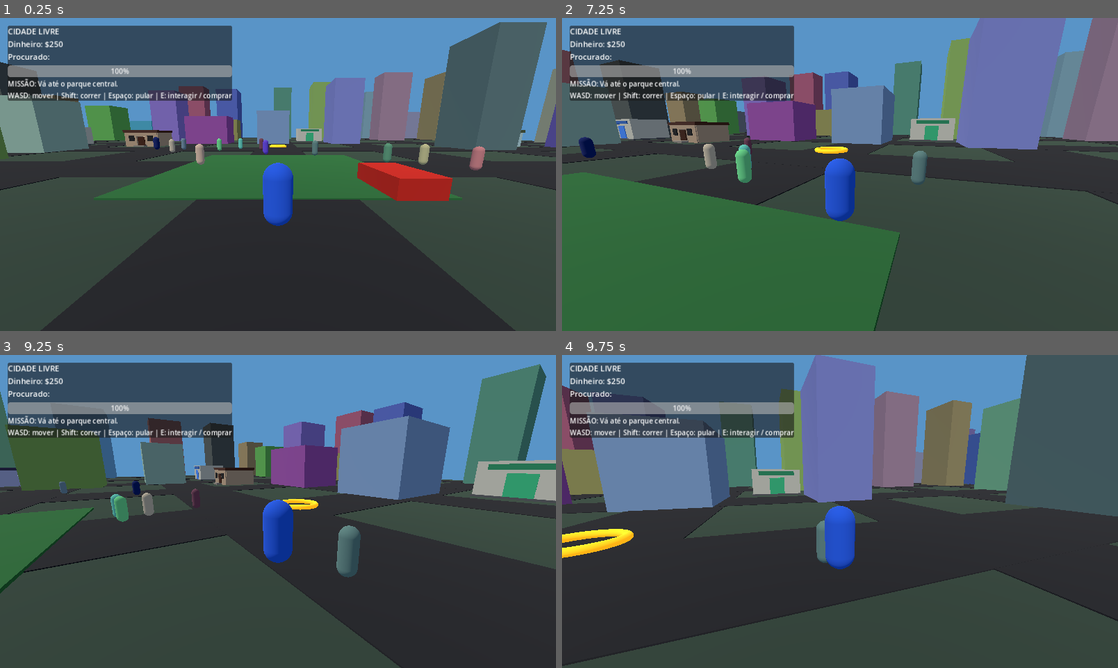
Above: before the commit, frames 1-4 (two rows, left to right).
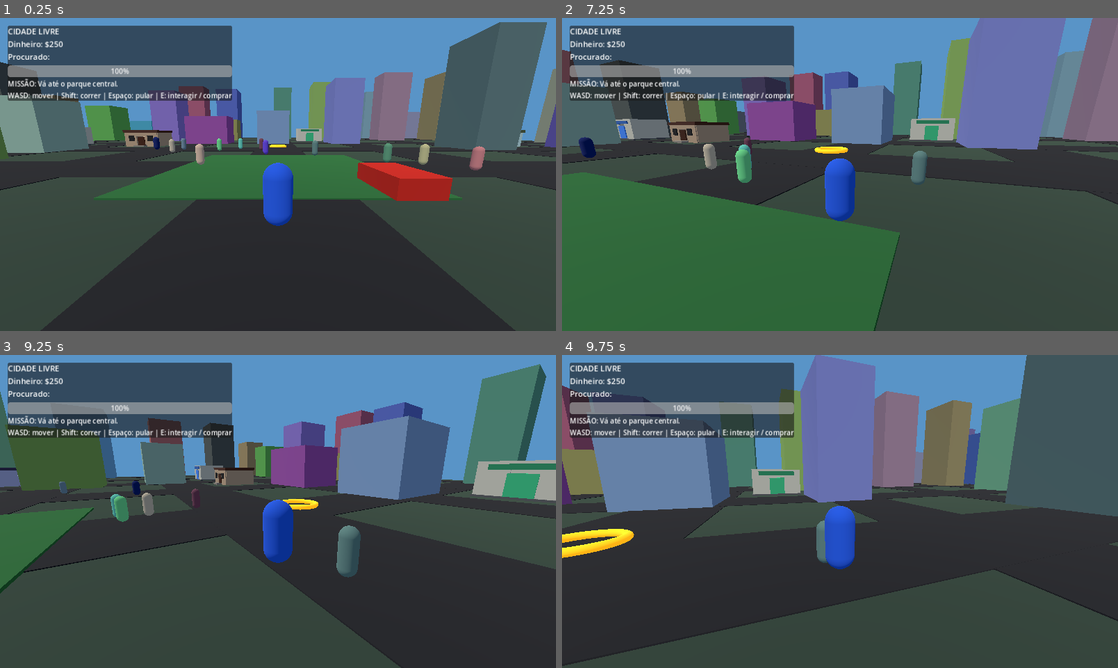
Above: after the commit, the same moments.

Repository: aykon042-cpu/CIDADE-LIVRE
Game: Godot game, scene res://scenes/Main.tscn
Same seed, same stepped clock (60 frames per second), same inputs: the game is played once before the commit and once after it.
Inputs (mouse positions are in pixels of both pictures, inside the frame that each line leads up to):
- Up to frame 1 (0.25 s): no input
- Up to frame 2 (7.25 s): move the mouse to (834, 180) at 0.52 s; hold E (interact) 0.53-1.28 s; hold W (move_forward) 0.53-2.78 s; tap Space (jump) at 0.77, 1.52, 3.02, 3.77, 4.52, 6.02, 6.77 s; move the mouse to (878, 177) at 1.27 s; tap Ctrl (sprint) every 1.5 s from 1.35 to 5.85 s; move the mouse to (795, 171) at 2.02 s; hold E (interact) 2.03-2.78 s; move the mouse to (845, 174) at 2.77 s; hold A (move_left) 2.78-3.53 s; move the mouse to (817, 168) at 3.52 s; hold E (interact) 3.53-4.28 s; hold W (move_forward) 3.53-5.78 s; move the mouse to (867, 174) at 4.27 s; move the mouse to (812, 174) at 5.02 s; hold E (interact) 5.03-5.78 s; move the mouse to (851, 168) at 5.77 s; hold D (move_right) 5.78-6.53 s; move the mouse to (834, 180) at 6.52 s; hold W (move_forward) from 6.53 s (still down); hold E (interact) from 6.53 s (still down)
- Up to frame 3 (9.25 s): move the mouse to (316, 514) at 7.27 s; release E (interact) at 7.28 s; tap Ctrl (sprint) at 7.35, 8.85 s; tap Space (jump) at 7.52, 9.02 s; move the mouse to (233, 508) at 8.02 s; hold E (interact) 8.03-8.78 s; move the mouse to (283, 511) at 8.77 s; release W (move_forward) at 8.78 s; hold A (move_left) from 8.78 s (still down)
- Up to frame 4 (9.75 s): move the mouse to (817, 505) at 9.52 s; release A (move_left) at 9.53 s; hold W (move_forward) from 9.53 s (still down); hold E (interact) from 9.53 s (still down)

The runs differ from the first frame. In frame 1, less than 0.1% of the frame differs, in the area x 16-56%, y 35-40%; in frame 2, less than 0.1%, in the area x 0-100%, y 1-96%; in frame 3, less than 0.1%; in frame 4, less than 0.1%.
Error in both runs: Invalid assignment of property or key 'waypoints' with value of type 'Array' on a base object of type 'VehicleBody3D (CityTrafficVehicle)'. (res://scripts/worl…

Commit message:
Keep commercial shop entrances physically accessible

Diff:
--- a/CIDADE_LIVRE_GODOT/scripts/shop.gd
+++ b/CIDADE_LIVRE_GODOT/scripts/shop.gd
@@ -18,7 +18,12 @@
 	exterior_root = Node3D.new()
 	exterior_root.name = "Exterior"
 	add_child(exterior_root)
-	_box(exterior_root, Vector3(0, 2.1, 0), Vector3(7.5, 4.2, 6.5), Color(0.72, 0.7, 0.62), true, "StoreShell")
+	_box(exterior_root, Vector3(0, 2.1, -3.12), Vector3(7.5, 4.2, 0.16), Color(0.72, 0.7, 0.62), true, "BackWall")
+	_box(exterior_root, Vector3(-3.67, 2.1, 0), Vector3(0.16, 4.2, 6.2), Color(0.72, 0.7, 0.62), true, "LeftWall")
+	_box(exterior_root, Vector3(3.67, 2.1, 0), Vector3(0.16, 4.2, 6.2), Color(0.72, 0.7, 0.62), true, "RightWall")
+	_box(exterior_root, Vector3(-2.35, 2.1, 3.12), Vector3(2.8, 4.2, 0.16), Color(0.72, 0.7, 0.62), true, "FrontLeft")
+	_box(exterior_root, Vector3(2.35, 2.1, 3.12), Vector3(2.8, 4.2, 0.16), Color(0.72, 0.7, 0.62), true, "FrontRight")
+	_box(exterior_root, Vector3(0, 3.9, 3.12), Vector3(2.0, 0.6, 0.16), Color(0.72, 0.7, 0.62), true, "DoorHeader")
 	_box(exterior_root, Vector3(0, 1.45, 3.28), Vector3(2.3, 2.8, 0.16), accent_color, false, "Shopfront")
 	_box(exterior_root, Vector3(0, 3.55, 3.34), Vector3(5.5, 0.65, 0.2), accent_color.darkened(0.25), false, "Sign")
 	_box(exterior_root, Vector3(0, 0.12, 0), Vector3(7.8, 0.24, 6.8), Color(0.3, 0.3, 0.3), false, "Foundation")
